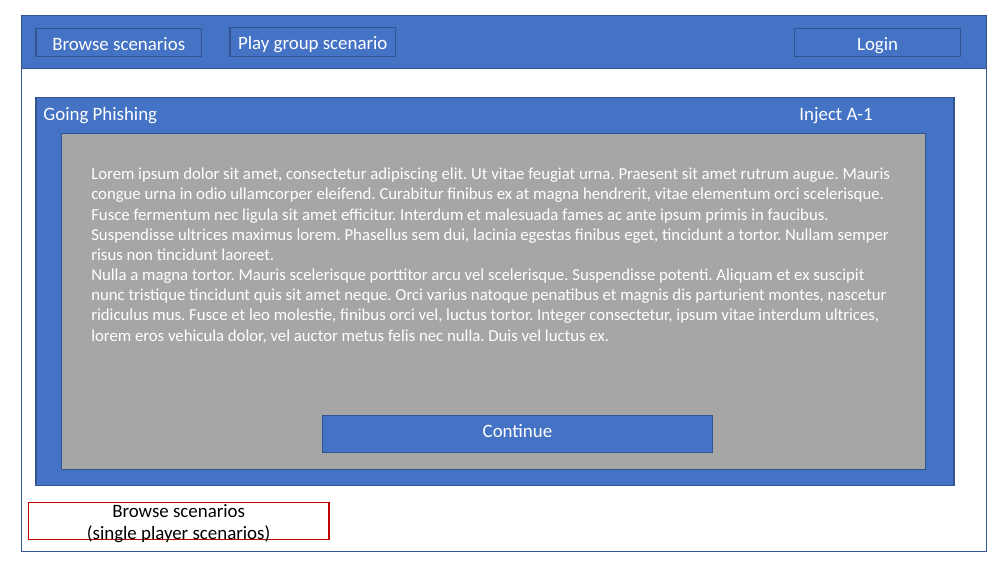
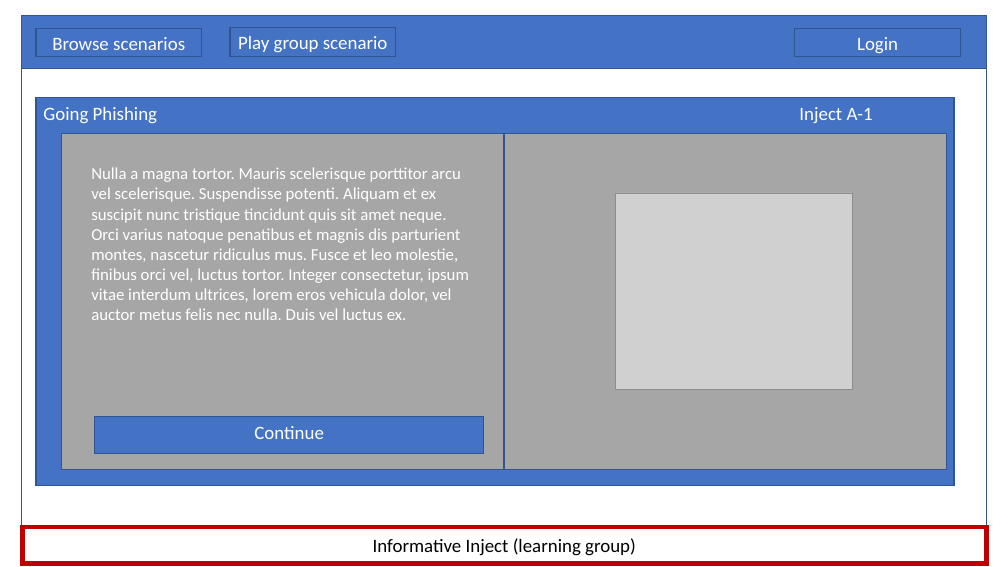
Before and after one commit to Elias-Ladenburger/CSEP, a slide deck: slide 9 of artefacts/concept-1.0/ideation/Lofi Wireframes.pptx. Drawn at 1008x567 pixels with LibreOffice and Linux fonts; fonts in the diff are those of the drawing; grey boxes stand for pictures. Boxes give left, top, right and bottom in pixels: in the first picture for what was removed or moved away, otherwise in the second. Text is boxed around its words. In the diff, an @@ line names an element or a change of style, - is before the commit and + after.

```diff
--- a/artefacts/concept-1.0/ideation/Lofi Wireframes.pptx
+++ b/artefacts/concept-1.0/ideation/Lofi Wireframes.pptx
@@ rectangle: place and size @@
-rectangle at [22,15,987,552]
+rectangle at [22,15,987,526]
@@ rectangle "Nulla a magna tortor. Mauris ...": place and size @@
-rectangle "Nulla a magna tortor. Mauris ..." at [61,133,925,470]
+rectangle "Nulla a magna tortor. Mauris ..." at [61,133,504,470]
@@ rectangle added at [504,133,947,470], fill #A6A6A6, outline #325491 1 pt @@
@@ text in rectangle at [91,167,890,260]: paragraph removed @@
-Lorem ipsum dolor sit amet, consectetur adipiscing elit. Ut vitae feugiat urna. Praesent sit amet rutrum augue. Mauris congue urna in odio ullamcorper eleifend. Curabitur finibus ex at magna hendrerit, vitae elementum orci scelerisque. Fusce fermentum nec ligula sit amet efficitur. Interdum et malesuada fames ac ante ipsum primis in faucibus. Suspendisse ultrices maximus lorem. Phasellus sem dui, lacinia egestas finibus eget, tincidunt a tortor. Nullam semper risus non tincidunt laoreet.
@@ picture added at [616,193,852,389] @@
@@ rectangle "Continue": place and size @@
-rectangle "Continue" at [323,415,712,452]
+rectangle "Continue" at [95,417,484,454]
@@ rectangle removed at [29,503,330,540] @@
-Browse scenarios
-(single player scenarios)
@@ rectangle added at [23,527,987,564], outline #C00000 4.5 pt, 18 pt, text #000000 @@
+Informative Inject (learning group)
```
Also in this commit, not shown: 7 other slides changed, 7 slides added, 1 slide removed.
